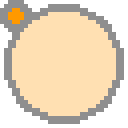
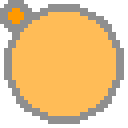
The second (128, 128) image is a revision of the first. Changes to its layers:
painted on "Layer 2" over left=12, top=12, right=116, bottom=116
